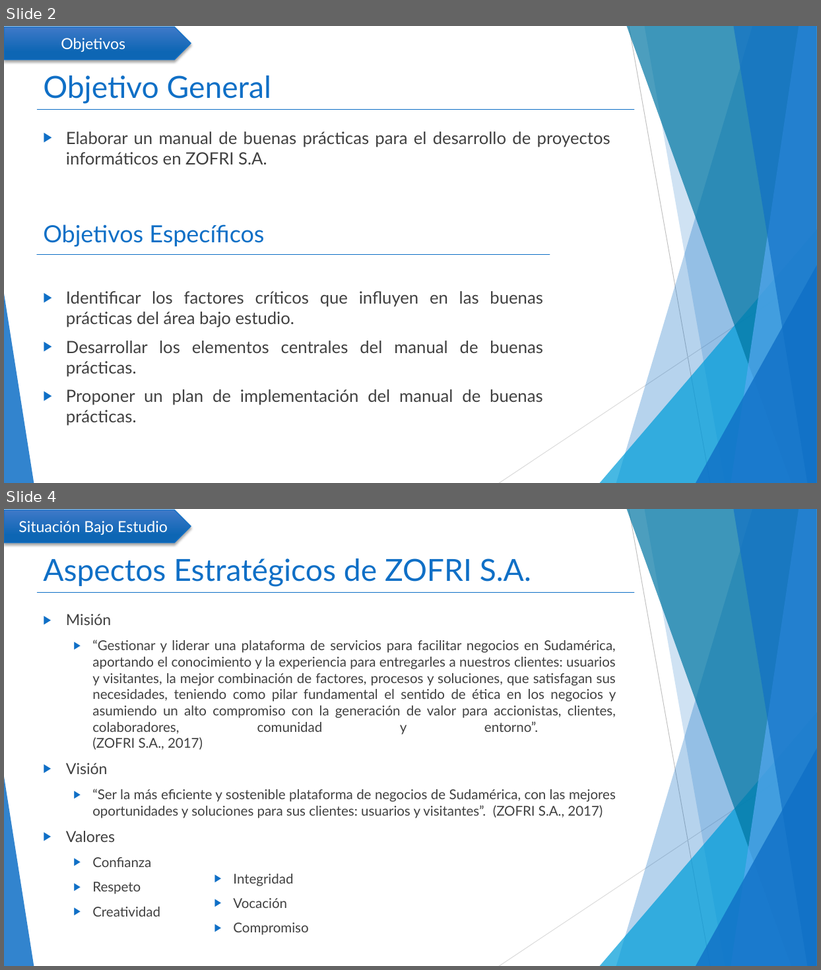
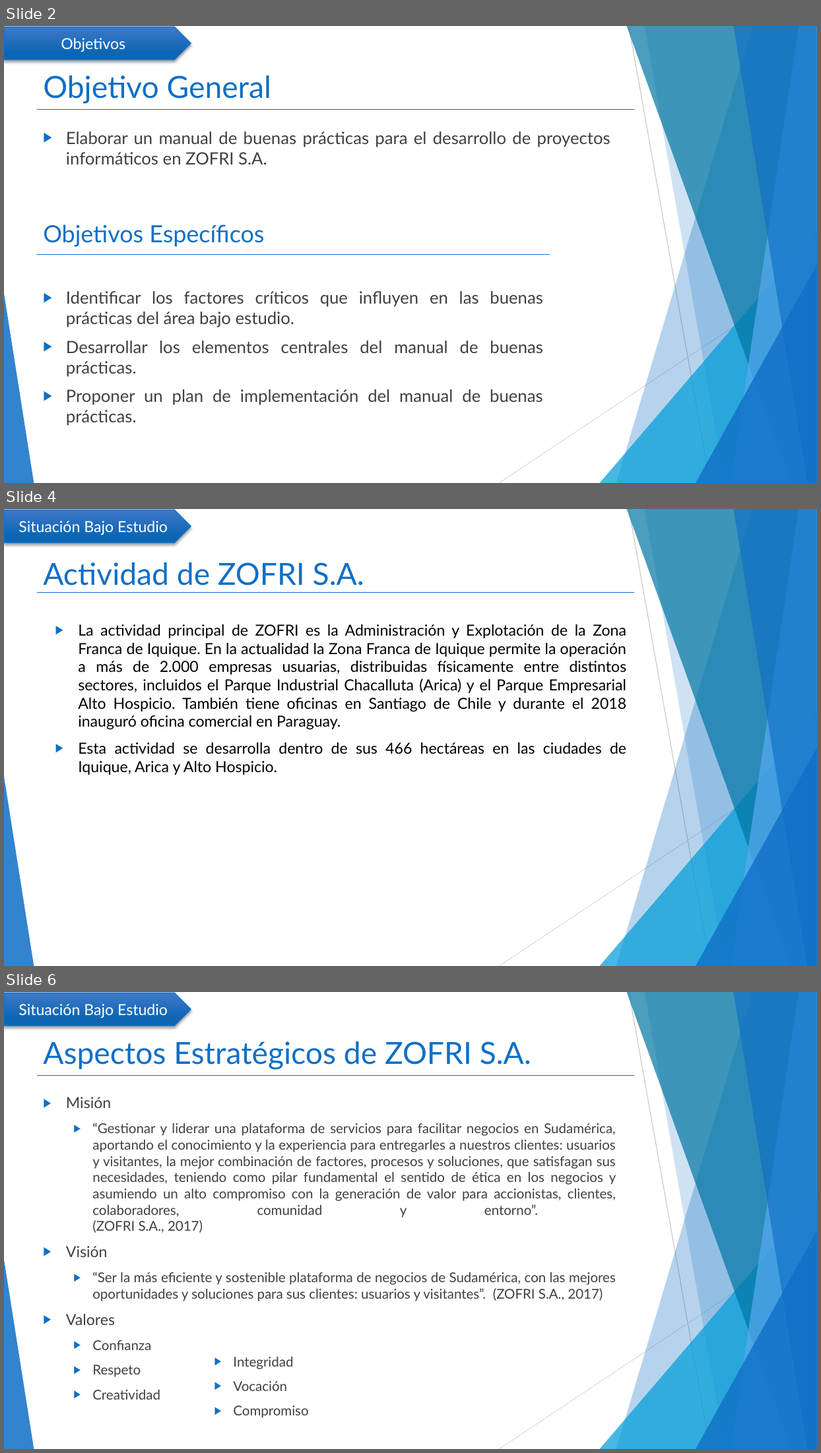
Before and after one commit to mcamara75/tituloUnap, a slide deck: 2018/TT IQQ 2018 Camara y Garay.pptx. Shown one above the other, each under a label of ours: slides 2 and 4 before the commit, slides 2, 4 and 6 after it; the slides between them are not shown. The pictures are 821x970 and 821x1453 pixels, drawn with LibreOffice and Linux fonts; fonts in the diff are those of the drawing. Boxes give left, top, right and bottom in pixels: in the first picture for what was removed or moved away, otherwise in the second. Text is boxed around its words. In the diff, an @@ line names an element or a change of style, - is before the commit and + after.

```diff
--- a/2018/TT IQQ 2018 Camara y Garay.pptx
+++ b/2018/TT IQQ 2018 Camara y Garay.pptx
@@ slide 4 added at [4, 509, 817, 966], background #FFFFFF; not listed: 11 template elements that a slide beside it also shows @@
@@ pentagon arrow added at [4, 510, 191, 543], fill gradient #4079C9 to #0E66B5, outline #0F6FC6 1 pt, 18 pt, text #FFFFFF @@
+Situación Bajo Estudio
@@ title added at [43, 562, 364, 586], 36 pt, text #0F6FC6 @@
+Actividad de ZOFRI S.A.
@@ text added at [78, 625, 627, 775], 18 pt, text #000000 @@
+▶ La actividad principal de ZOFRI es la Administración y Explotación de la Zona Franca de Iquique. En la actualidad la Zona Franca de Iquique permite la operación a más de 2.000 empresas usuarias, distribuidas físicamente entre distintos sectores, incluidos el Parque Industrial Chacalluta (Arica) y el Parque Empresarial Alto Hospicio. También tiene oficinas en Santiago de Chile y durante el 2018 inauguró oficina comercial en Paraguay.
+▶ Esta actividad se desarrolla dentro de sus 466 hectáreas en las ciudades de Iquique, Arica y Alto Hospicio.
@@ what was slide 4 is now slide 6 @@
```
Also in this commit, not shown: 2 slides changed, 1 other slide added, 3 other files.
